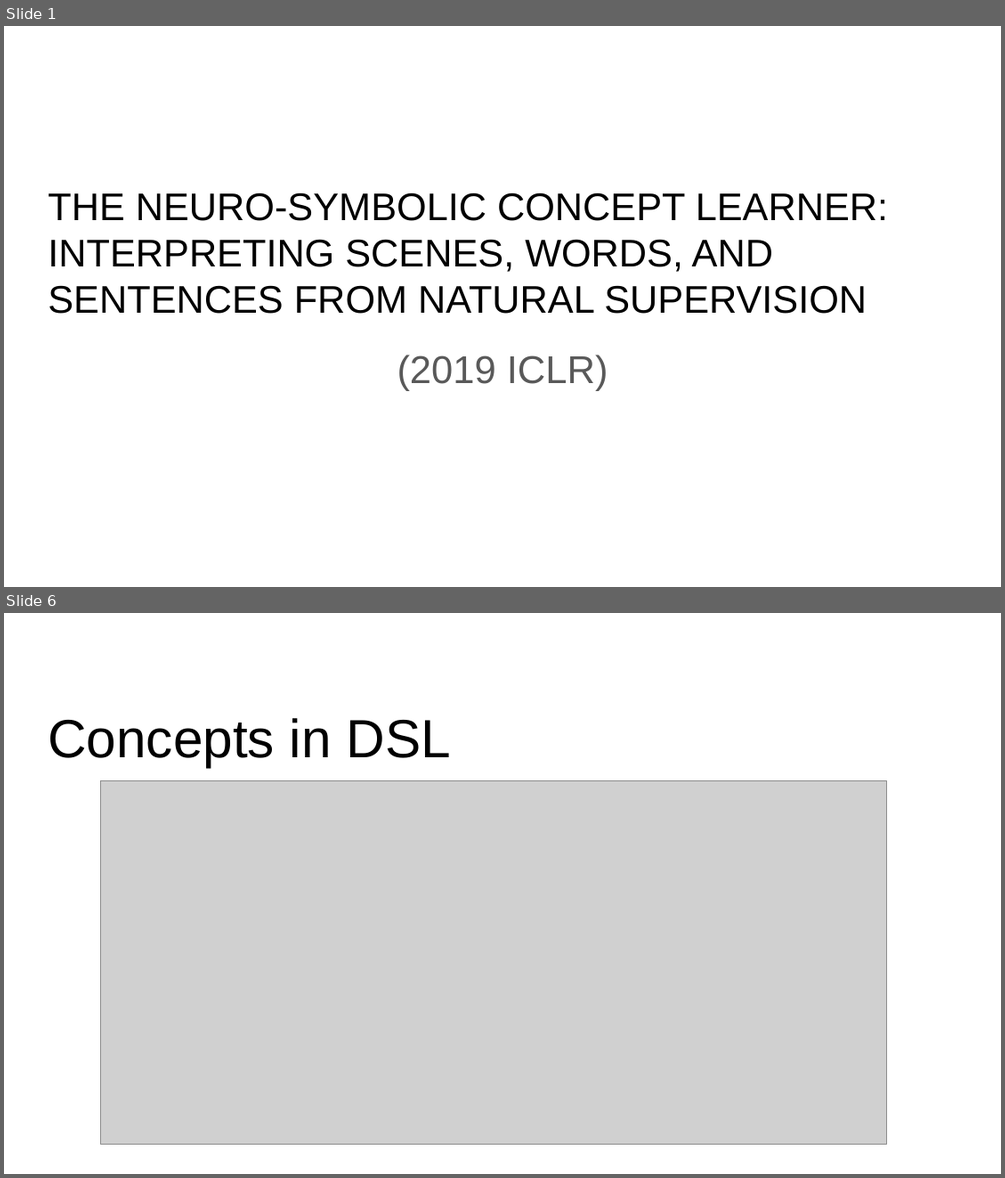
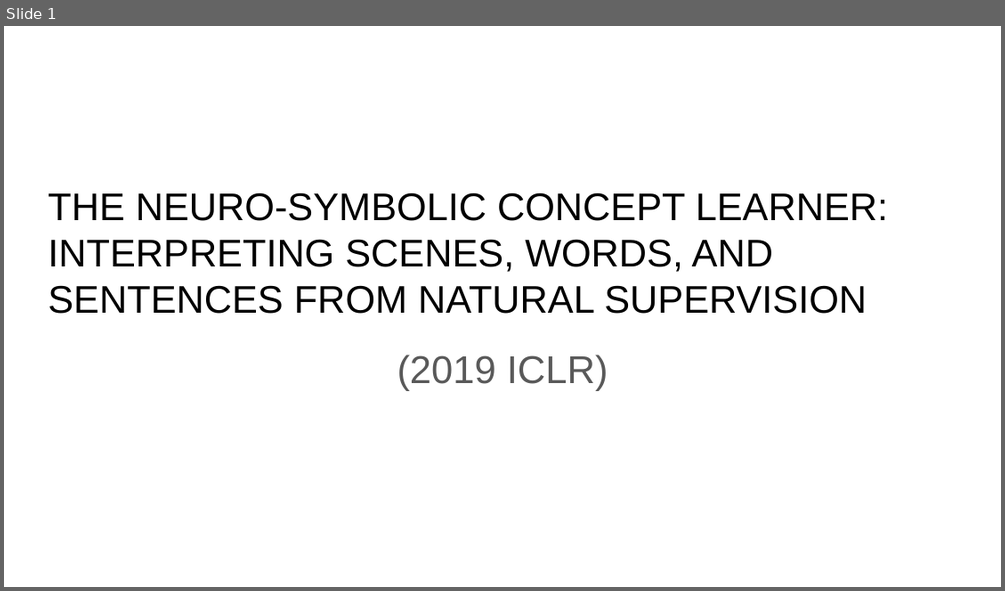
Before and after one commit to paul-tian/ITSEG-System-Engineering, a slide deck: Jiaohong_Yao/1/NS-CL.pptx. Shown one above the other, each under a label of ours: slides 1 and 6 before the commit, slide 1 after it; the slides between them are not shown. The pictures are 1005x1178 and 1005x591 pixels, drawn with LibreOffice and Linux fonts; fonts in the diff are those of the drawing; grey boxes stand for pictures. Boxes give left, top, right and bottom in pixels: in the first picture for what was removed or moved away, otherwise in the second. Text is boxed around its words. In the diff, an @@ line names an element or a change of style, - is before the commit and + after.

```diff
--- a/Jiaohong_Yao/1/NS-CL.pptx
+++ b/Jiaohong_Yao/1/NS-CL.pptx
@@ slide 6 removed at [4, 613, 1001, 1174], background #FFFFFF @@
@@ title removed at [48, 718, 450, 767] @@
-Concepts in DSL
@@ picture removed at [101, 780, 886, 1144] @@
```
Also in this commit, not shown: 6 slides changed, 22 slides added, 11 other slides removed, 1 other file.
